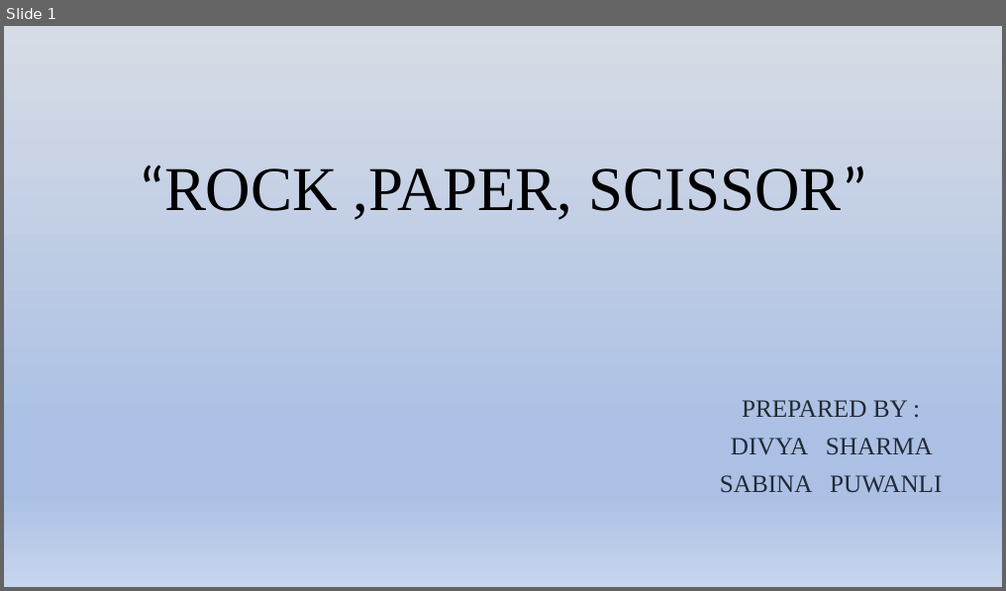
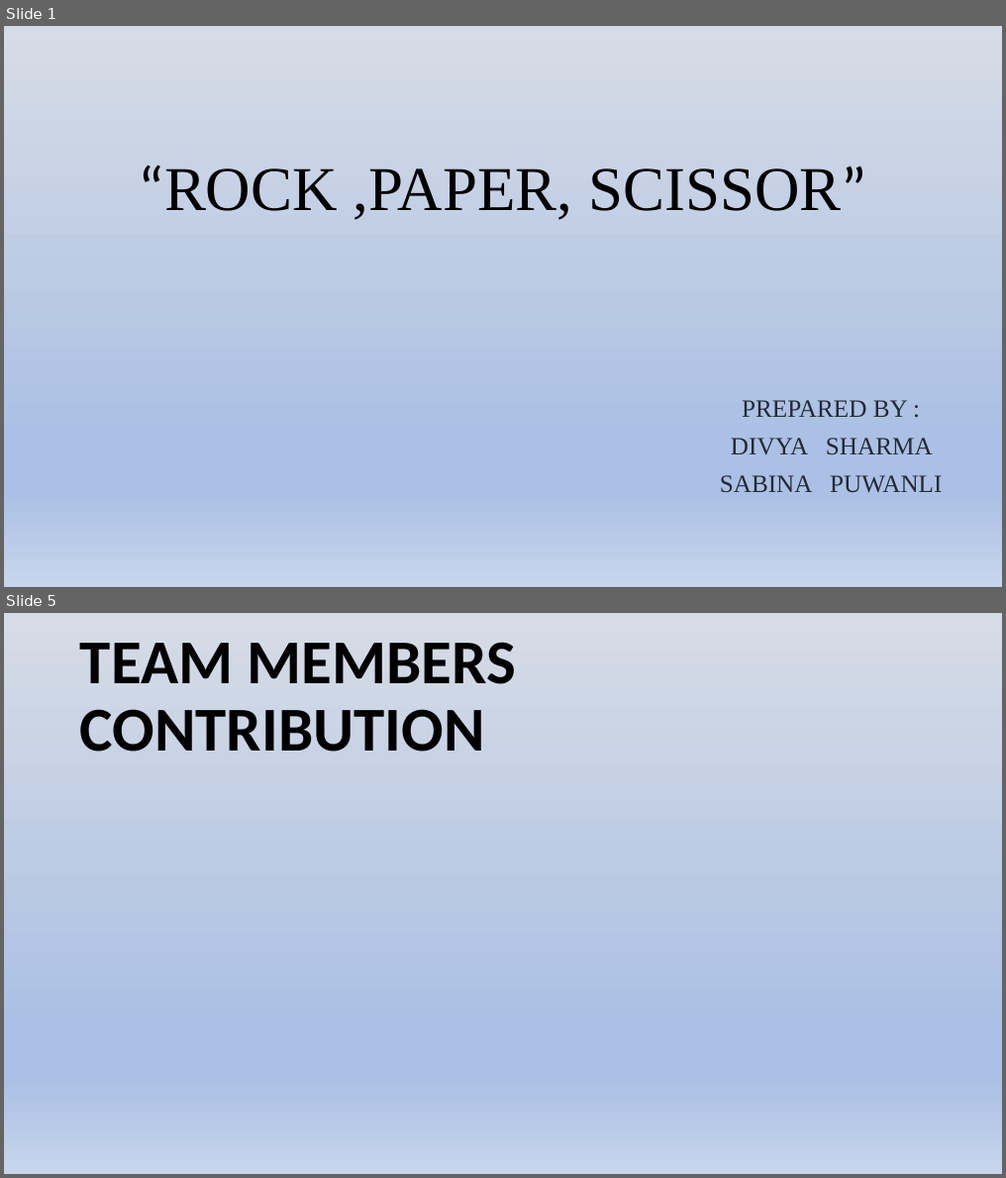
Before and after one commit to Bachelor-Of-Computer-Application/project-sd, a slide deck: 2nd sem final presentation.pptx. Shown one above the other, each under a label of ours: slide 1 before the commit, slides 1 and 5 after it; the slides between them are not shown. The pictures are 1006x591 and 1006x1178 pixels, drawn with LibreOffice and Linux fonts; fonts in the diff are those of the drawing. Boxes give left, top, right and bottom in pixels: in the first picture for what was removed or moved away, otherwise in the second. Text is boxed around its words. In the diff, an @@ line names an element or a change of style, - is before the commit and + after.

```diff
--- a/2nd sem final presentation.pptx
+++ b/2nd sem final presentation.pptx
@@ slide 5 added at bbox=[4, 613, 1002, 1174], background gradient #D6DCE5 to #ABC0E4 to #C7D5ED @@
@@ title added at bbox=[80, 642, 515, 752], 60 pt, text #000000, bold @@
+TEAM MEMBERS CONTRIBUTION
```
Also in this commit, not shown: 2 slides changed, 7 other slides added, 1 slide removed, 2 other files.
